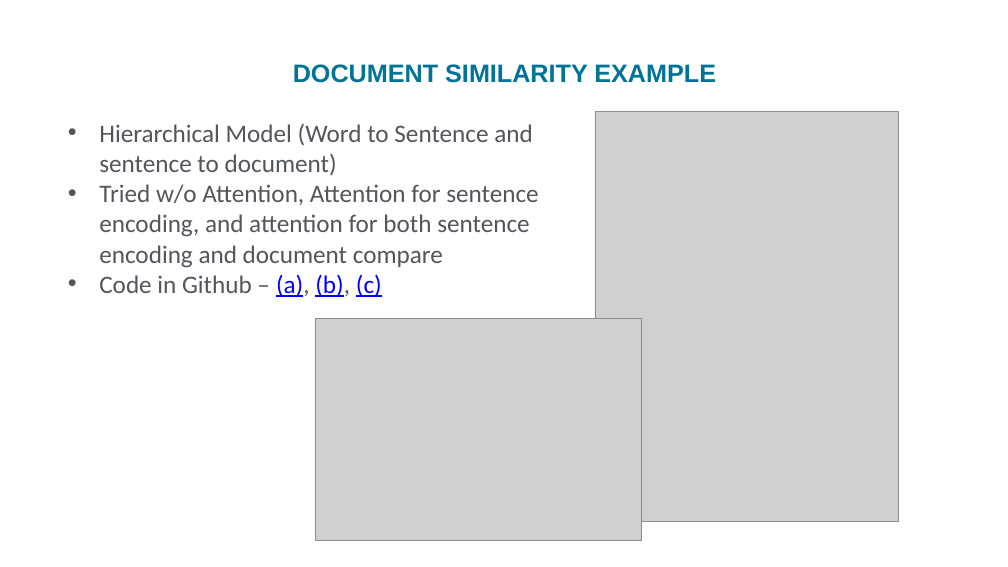
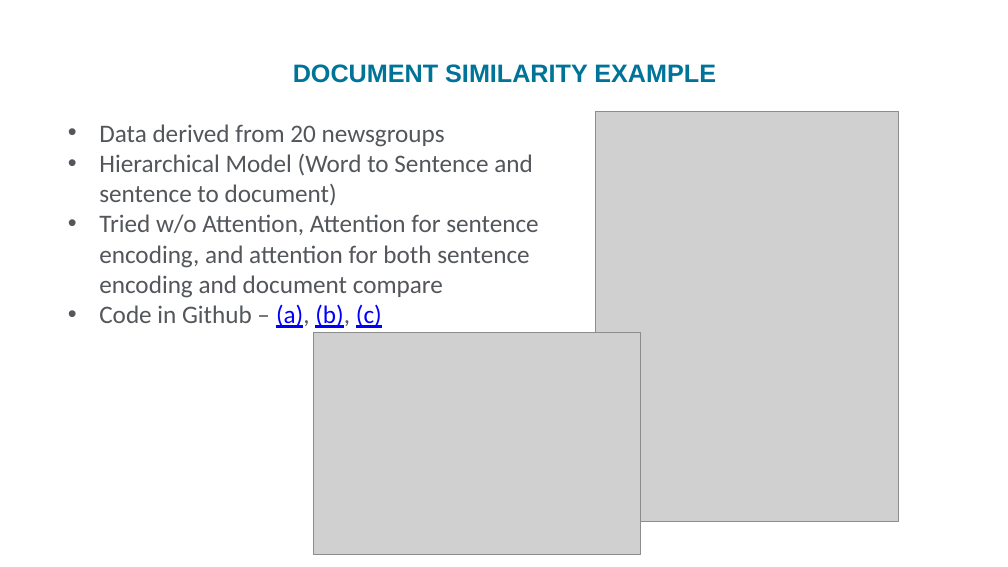
Before and after one commit to sujitpal/eeap-examples, a slide deck: slide 19 of docs/presentation_slides.pptx. Drawn at 1008x567 pixels with LibreOffice and Linux fonts; fonts in the diff are those of the drawing; grey boxes stand for pictures; background and template pictures are left out. Boxes give left, top, right and bottom in pixels: in the first picture for what was removed or moved away, otherwise in the second. Text is boxed around its words. In the diff, an @@ line names an element or a change of style, - is before the commit and + after.

```diff
--- a/docs/presentation_slides.pptx
+++ b/docs/presentation_slides.pptx
@@ text at (99,124,445,147): paragraph added @@
+• Data derived from 20 newsgroups
@@ picture: place and size @@
-picture at (316,319,642,540)
+picture at (313,333,640,554)
```
Also in this commit, not shown: 5 other slides changed, 6 other files.
